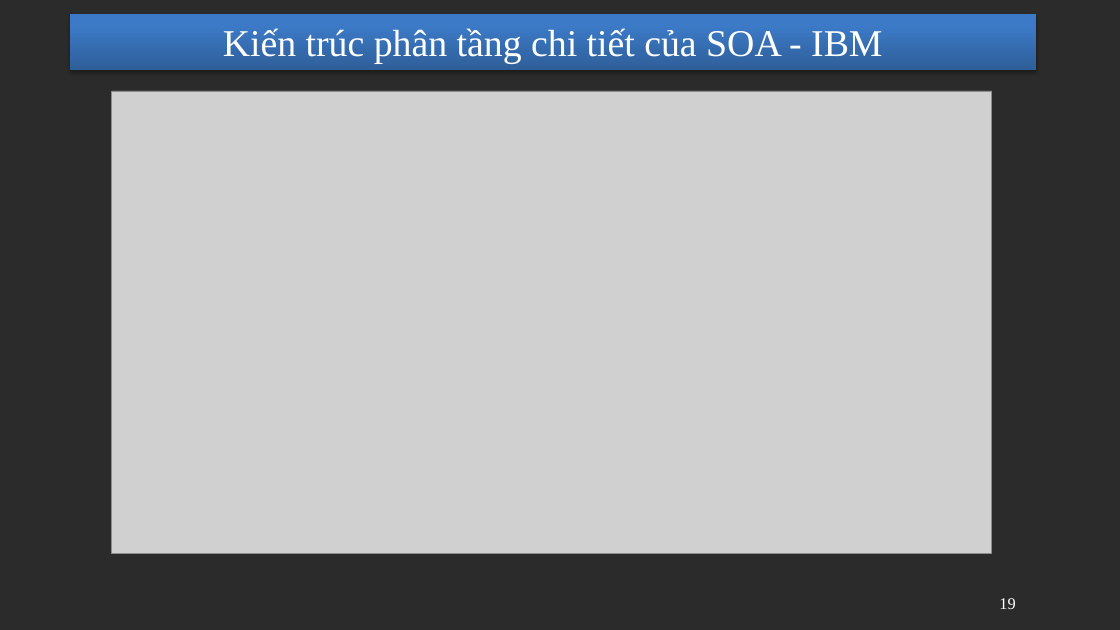
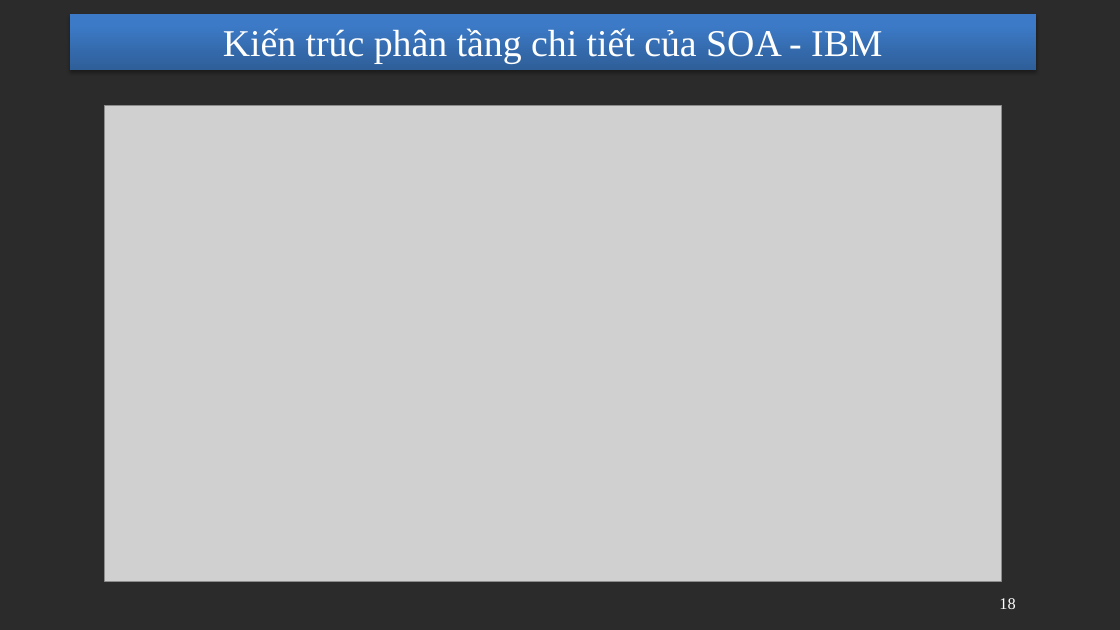
Before and after one commit to nhanhnt/LUANVAN, a slide deck: slide 18 of WORD/luanvan_nhanhnt_ver4.pptx (slide 19 before the commit). Drawn at 1120x630 pixels with LibreOffice and Linux fonts; fonts in the diff are those of the drawing; grey boxes stand for pictures; background and template pictures are left out; a plain dark background stands for a picture behind light text. Boxes give left, top, right and bottom in pixels: in the first picture for what was removed or moved away, otherwise in the second. Text is boxed around its words. In the diff, an @@ line names an element or a change of style, - is before the commit and + after.

```diff
--- a/WORD/luanvan_nhanhnt_ver4.pptx
+++ b/WORD/luanvan_nhanhnt_ver4.pptx
@@ picture: place and size @@
-picture at <box>112,91,991,553</box>
+picture at <box>105,105,1002,581</box>
@@ page number at <box>999,598,1015,609</box>: text changed @@
-19
+18
```
Also in this commit, not shown: 7 other slides changed, 3 slides removed, 9 other files.
